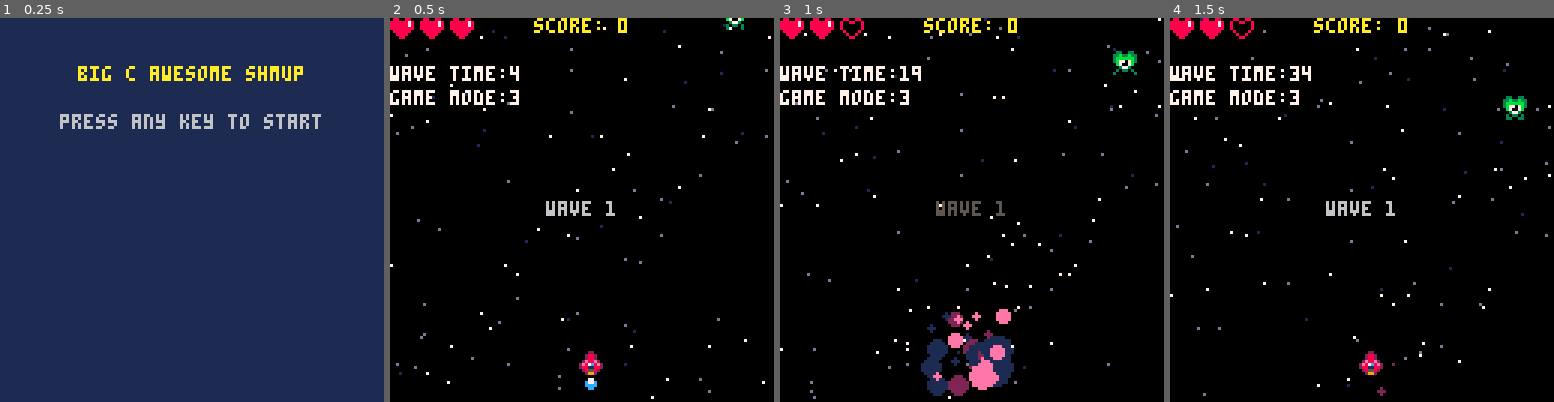
Above: before the commit, frames 1-4 (left to right).
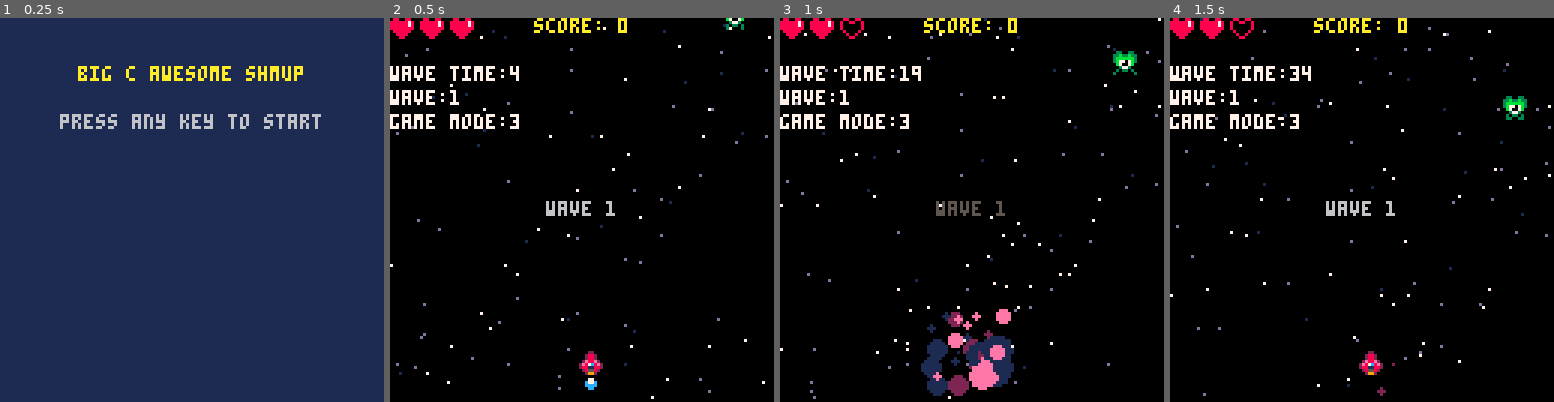
Above: after the commit, the same moments.

Repository: nascimento-cesar/pico-kombat-2
Game: PICO-8 cartridge shmup/shmup.p8
The game is run twice, just before and just after one commit, with the same random seed, the same clock (stepped at 60 frames per second) and the same inputs.
Inputs:
- Up to frame 1 (0.25 s): no input
- Up to frame 2 (0.5 s): tap X (X key) at 0.33 s
- Up to frame 3 (1 s): tap O (Z key) at 0.7 s
- Up to frame 4 (1.5 s): tap X (X key) at 1.07 s

Frame 1 is identical in both runs. In frame 2, 1.0% of the frame differs, in the area x 0-34%, y 18-29%; in frame 3, 1.0%; in frame 4, 1.0%.

Commit message:
feat(shmup): improve collision

Diff:
--- a/shmup/draw.lua
+++ b/shmup/draw.lua
@@ -221,5 +221,6 @@
 
 function draw_debug()
   print("wave time:" .. wave_time, 0, 16, 7)
-  print("game mode:" .. current_mode, 0, 24, 7)
-end
+  print("wave:" .. current_wave, 0, 24, 7)
+  print("game mode:" .. current_mode, 0, 32, 7)
+end
--- a/shmup/init.lua
+++ b/shmup/init.lua
@@ -28,8 +28,8 @@
   wave_time = 0
   max_waves = 4
   default_wave_time = 45
-  default_game_over_delay = 30
-  game_over_delay = default_game_over_delay
+  default_show_screen_delay = 30
+  show_screen_delay = default_show_screen_delay
   start_button_released = false
   modes = {
     game = 0,
--- a/shmup/shmup.p8
+++ b/shmup/shmup.p8
@@ -15,14 +15,14 @@
 0070070008118820288118820288118000000000000cc00000000000008888000080080000000000000000000000000000000000000000000000000000000000
 00000000025582200285582002285520000000000000000000000000000880000008800000000000000000000000000000000000000000000000000000000000
 00000000002992000029920000299200000000000000000000000000000000000000000000000000000000000000000000000000000000000000000000000000
-00999900033003300330033003300330000000000000000000000000000000000000000000000000000000000000000000000000000000000000000000000000
-09aaaa9033b33b3333b33b3333b33b33000000000000000000000000000000000000000000000000000000000000000000000000000000000000000000000000
-9aa77aa93bbbbbb33bbbbbb33bbbbbb3000000000000000000000000000000000000000000000000000000000000000000000000000000000000000000000000
-9a7777a93b7707b33b7707b33b7707b3000000000000000000000000000000000000000000000000000000000000000000000000000000000000000000000000
-9a7777a90b7007b00b7007b00b7007b0000000000000000000000000000000000000000000000000000000000000000000000000000000000000000000000000
-9aa77aa9003773000037730000377300000000000000000000000000000000000000000000000000000000000000000000000000000000000000000000000000
-09aaaa90030330300303303003033030000000000000000000000000000000000000000000000000000000000000000000000000000000000000000000000000
-00999900030000303000000303300330000000000000000000000000000000000000000000000000000000000000000000000000000000000000000000000000
+09999000033003300330033003300330000000000000000000000000000000000000000000000000000000000000000000000000000000000000000000000000
+9977990033b33b3333b33b3333b33b33000000000000000000000000000000000000000000000000000000000000000000000000000000000000000000000000
+9a77a9003bbbbbb33bbbbbb33bbbbbb3000000000000000000000000000000000000000000000000000000000000000000000000000000000000000000000000
+9a77a9003b7707b33b7707b33b7707b3000000000000000000000000000000000000000000000000000000000000000000000000000000000000000000000000
+9a77a9000b7007b00b7007b00b7007b0000000000000000000000000000000000000000000000000000000000000000000000000000000000000000000000000
+99aa9900003773000037730000377300000000000000000000000000000000000000000000000000000000000000000000000000000000000000000000000000
+09aa9000030330300303303003033030000000000000000000000000000000000000000000000000000000000000000000000000000000000000000000000000
+00990000030000303000000303300330000000000000000000000000000000000000000000000000000000000000000000000000000000000000000000000000
 00000000000000000000000000000000000000000000000000000000000000000000000000000000000000000000000000000000000000000000000000000000
 00000000000000000000000000000000000000000000000000000000000000000000000000000000000000000000000000000000000000000000000000000000
 00000000000000000000000000000000000000000000000000000000000000000000000000000000000000000000000000000000000000000000000000000000
--- a/shmup/update.lua
+++ b/shmup/update.lua
@@ -21,6 +21,7 @@
   handle_game_over()
   handle_enemy_collision()
   handle_wave_end()
+  handle_victory()
 end
 
 function update_start()
@@ -99,7 +100,7 @@
       sfx(sounds.fire)
       local bullet_x, bullet_y = get_ship_front_axes()
       local new_bullet = {
-        x = bullet_x,
+        x = bullet_x + 1,
         y = bullet_y,
         muzzle_r = muzzle_r
       }
@@ -117,7 +118,7 @@
 
     for enemy in all(enemies) do
       local sprite = sprites.enemies[enemy.type]
-      local hit = objects_collided(bullet, enemy, 1, 1, sprite.size, sprite.size)
+      local hit = objects_collided(bullet, enemy, tile_w, tile_h, sprite.size * tile_w, sprite.size * tile_h)
 
       if hit then
         del(bullets, bullet)
@@ -158,8 +159,6 @@
     else
       add_enemy(enemy_types.boss)
     end
-  else
-    current_mode = modes.victory
   end
 end
 
@@ -269,11 +268,22 @@
 
 function handle_game_over()
   if lives <= 0 then
-    if game_over_delay <= 0 then
+    if show_screen_delay <= 0 then
       current_mode = modes.over
-      game_over_delay = default_game_over_delay
+      show_screen_delay = default_show_screen_delay
     else
-      game_over_delay -= 1
+      show_screen_delay -= 1
+    end
+  end
+end
+
+function handle_victory()
+  if current_wave > max_waves then
+    if show_screen_delay <= 0 then
+      current_mode = modes.victory
+      show_screen_delay = default_show_screen_delay
+    else
+      show_screen_delay -= 1
     end
   end
 end
@@ -281,7 +291,7 @@
 function handle_enemy_collision()
   for enemy in all(enemies) do
     local sprite = sprites.enemies[enemy.type]
-    local ship_collided = objects_collided(ship, enemy, 1, 1, sprite.size, sprite.size)
+    local ship_collided = objects_collided(ship, enemy, tile_w, tile_h, sprite.size * tile_w, sprite.size * tile_h)
 
     if ship_collided and invincibility_frames <= 0 then
       explode_ship()
--- a/shmup/utils.lua
+++ b/shmup/utils.lua
@@ -34,21 +34,21 @@
   return flr(rnd(128))
 end
 
-function objects_collided(c1, c2, c1x_t, c1y_t, c2x_t, c2y_t)
-  local c1x_t = c1x_t or 1
-  local c1y_t = c1y_t or 1
-  local c2x_t = c2x_t or 1
-  local c2y_t = c2y_t or 1
+function objects_collided(c1, c2, c1_w, c1_h, c2_w, c2_h)
+  local c1_w = c1_w or tile_w
+  local c1_h = c1_h or tile_h
+  local c2_w = c2_w or tile_w
+  local c2_h = c2_h or tile_h
 
   local x1 = c1.x
-  local x2 = c1.x + tile_w * c1x_t
+  local x2 = c1.x + c1_w
   local y1 = c1.y
-  local y2 = c1.y + tile_h * c1y_t
+  local y2 = c1.y + c1_h
 
-  local l_col = x1 < c2.x + tile_w * c2x_t and x2 > c2.x
-  local r_col = x2 > c2.x and x1 < c2.x + tile_w * c2x_t
-  local u_col = y1 < c2.y + tile_h * c2y_t and y2 > c2.y
-  local d_col = y2 > c2.y and y1 < c2.y + tile_h * c2y_t
+  local l_col = x1 < c2.x + c2_w and x2 > c2.x
+  local r_col = x2 > c2.x and x1 < c2.x + c2_w
+  local u_col = y1 < c2.y + c2_h and y2 > c2.y
+  local d_col = y2 > c2.y and y1 < c2.y + c2_h
 
   return (r_col or l_col) and (u_col or d_col)
 end
